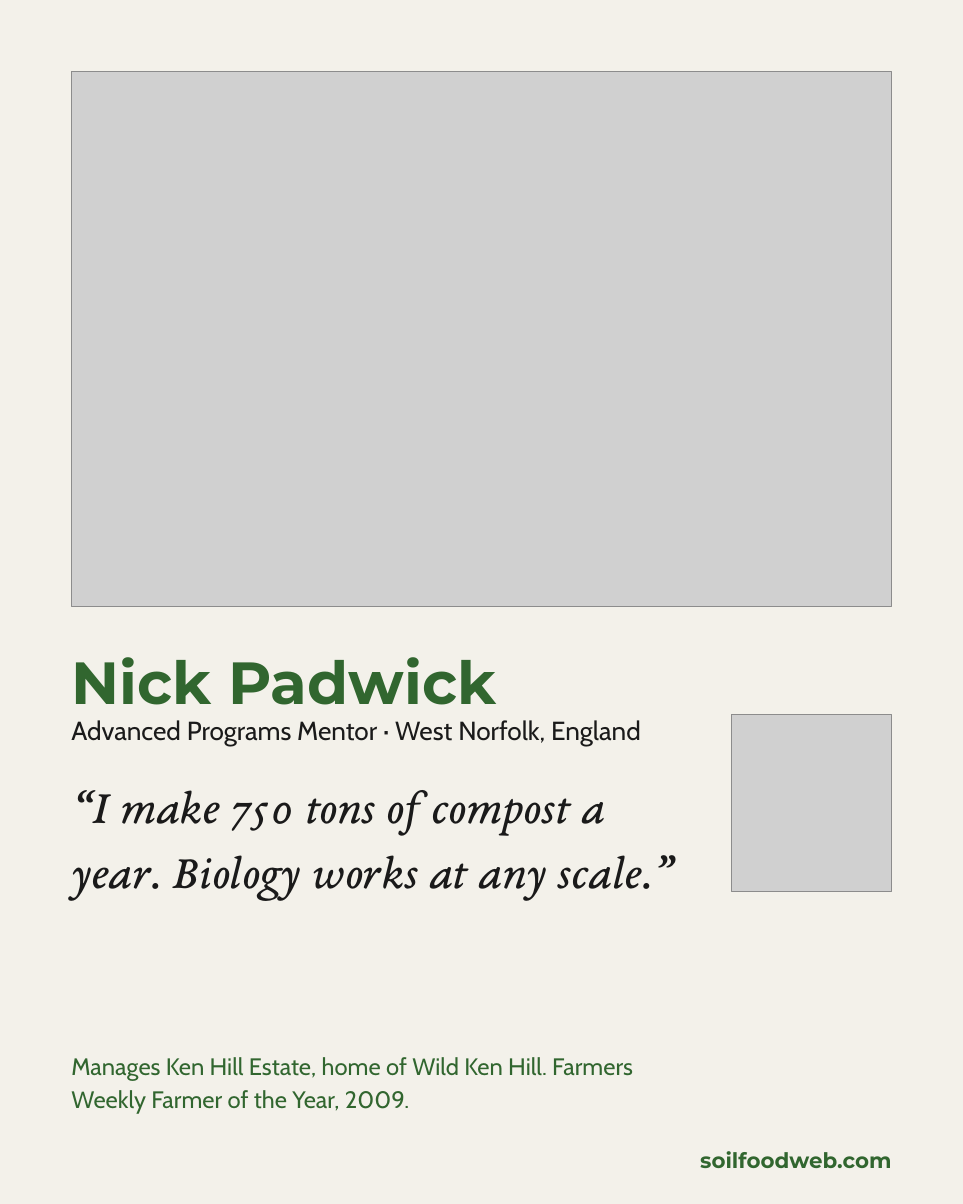
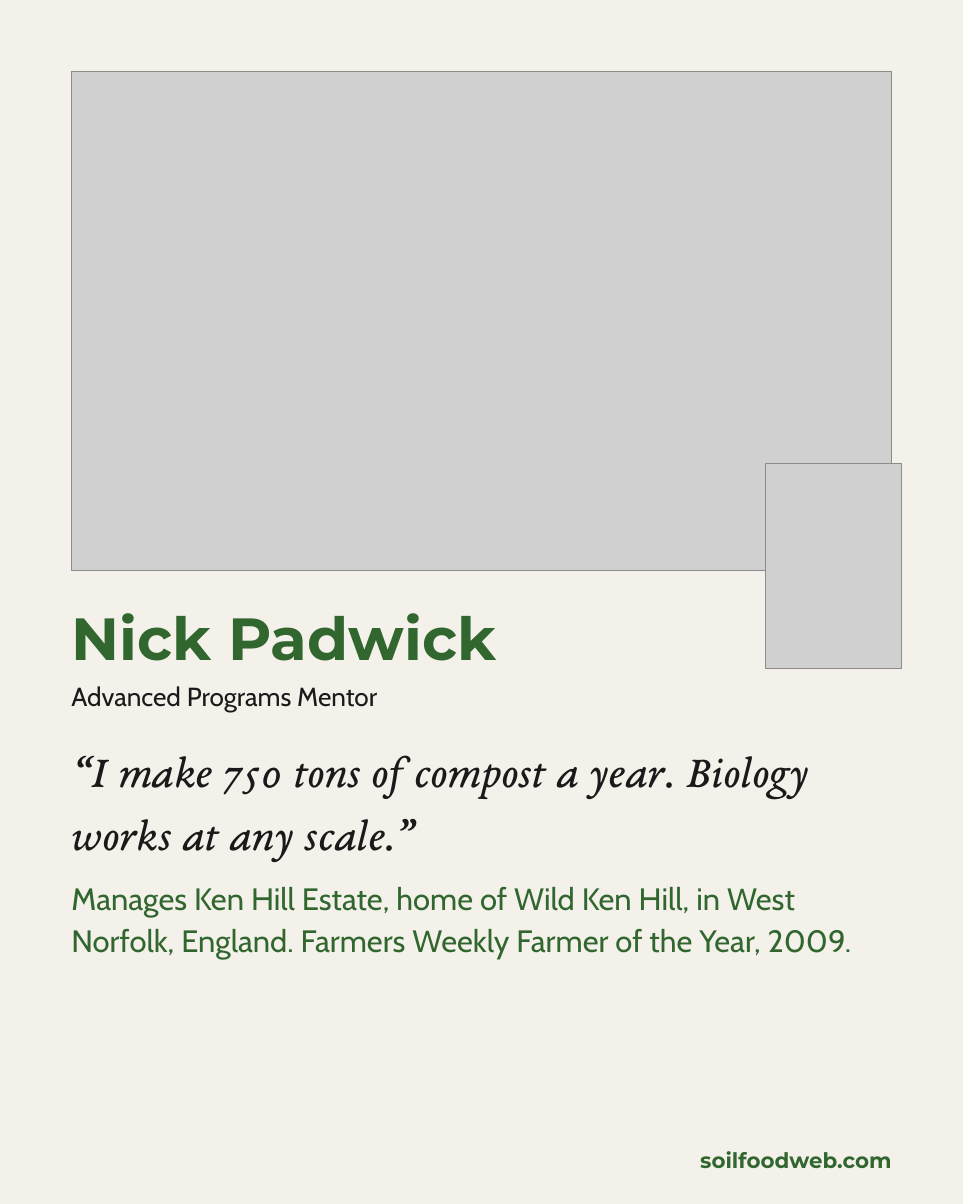
Before and after one commit to linneamoritznyc/SFW-SocialMedia, a slide deck: slide 14 of templates/posts/october/05-10-2026-mon-ig-teachers-day-v2.pptx (slide 5 before the commit). Drawn at 963x1204 pixels with LibreOffice and Linux fonts; fonts in the diff are those of the drawing; grey boxes stand for pictures. Boxes give left, top, right and bottom in pixels: in the first picture for what was removed or moved away, otherwise in the second. Text is boxed around its words. In the diff, an @@ line names an element or a change of style, - is before the commit and + after.

```diff
--- a/templates/posts/october/05-10-2026-mon-ig-teachers-day-v2.pptx
+++ b/templates/posts/october/05-10-2026-mon-ig-teachers-day-v2.pptx
@@ picture: place and size @@
-picture at (71,71,891,606)
+picture at (71,71,891,570)
@@ picture added at (765,464,901,669) @@
@@ text "Nick Padwick": place and size @@
-text "Nick Padwick" at (71,657,496,705)
+text "Nick Padwick" at (71,613,496,661)
@@ text "Nick Padwick" at (71,613,496,661): line spacing 1.2 to 1; vertical alignment middle to top @@
@@ text at (71,686,377,713): text changed @@
-Advanced Programs Mentor · West Norfolk, England
+Advanced Programs Mentor
@@ picture removed at (731,714,892,891) @@
@@ text "“I make 750 tons of ...": place and size @@
-text "“I make 750 tons of ..." at (71,790,673,900)
+text "“I make 750 tons of ..." at (71,756,808,862)
@@ text "“I make 750 tons of ..." at (71,756,808,862): size 40 to 38 pt @@
@@ text at (71,887,852,960): text changed; size 20 to 26 pt @@
-Manages Ken Hill Estate, home of Wild Ken Hill. Farmers Weekly Farmer of the Year, 2009.
+Manages Ken Hill Estate, home of Wild Ken Hill, in West Norfolk, England. Farmers Weekly Farmer of the Year, 2009.
```
Also in this commit, not shown: 4 other slides changed, 11 slides added, 1 slide removed, 20 other files.
